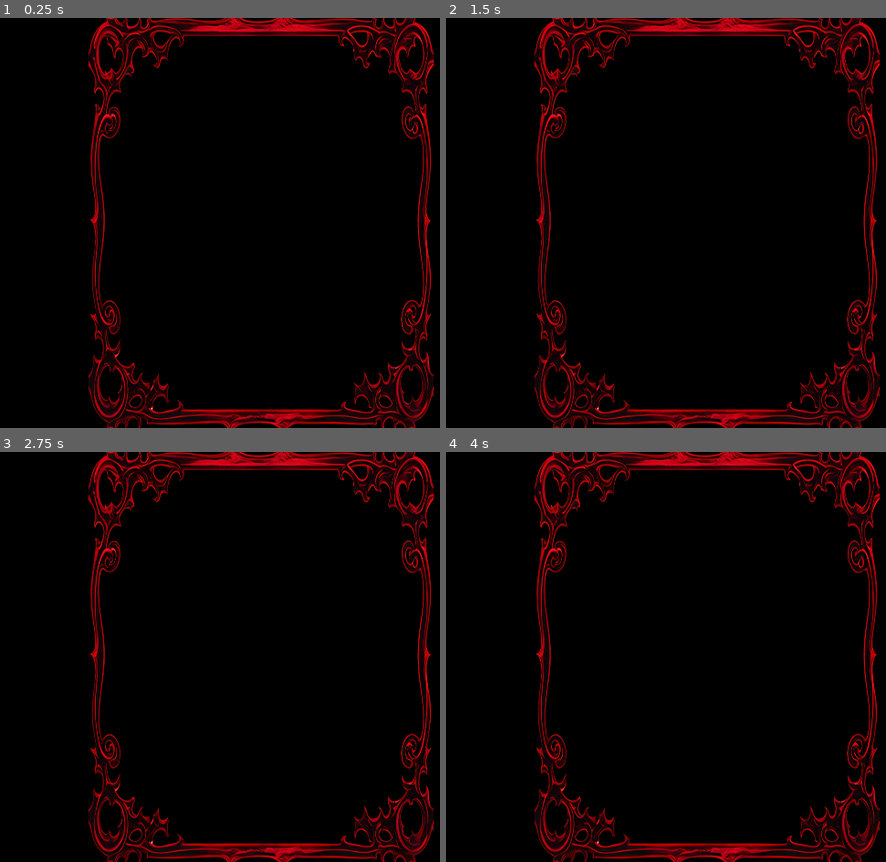
Above: before the commit, frames 1-4 (two rows, left to right).
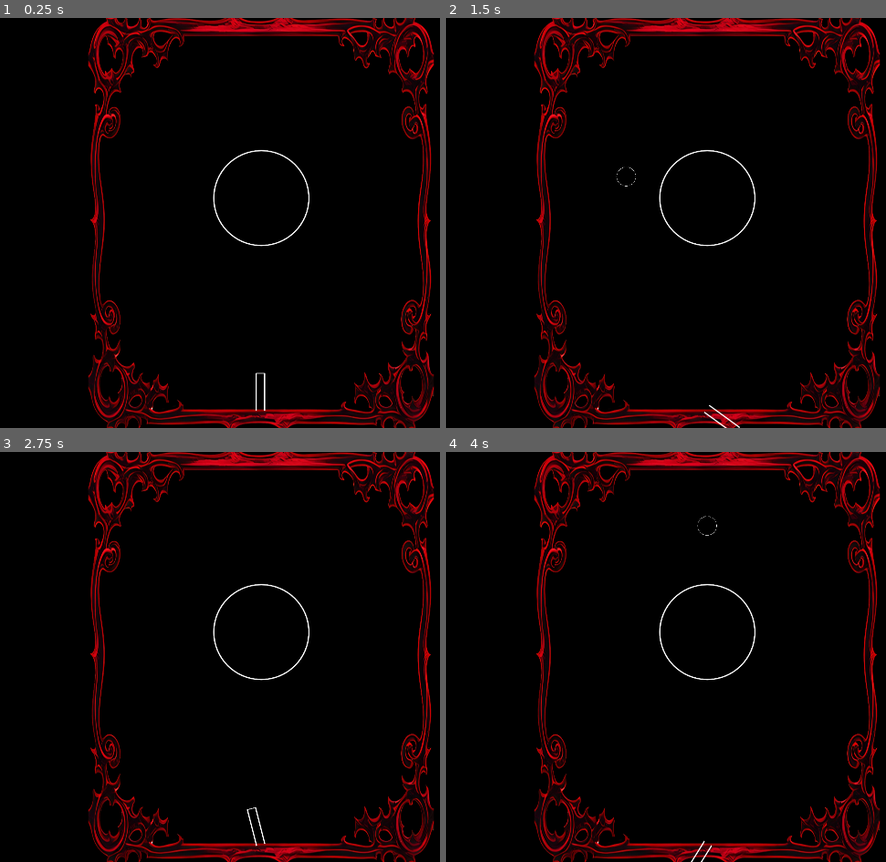
Above: after the commit, the same moments.

Repository: colton-o/bubblemancer
Game: Godot game, scene res://Levels/main.tscn
Two runs of this game, one before a commit and one after it. Both use one fixed random seed, a clock stepped at 60 frames per second and the inputs below.
Inputs (mouse positions are in pixels of both pictures, inside the frame that each line leads up to):
- Up to frame 1 (0.25 s): no input
- Up to frame 2 (1.5 s): tap Enter at 0.5 s; move the mouse to (868, 202) at 0.52 s; hold A (x_rot_neg, bound only after the commit) 0.53-1.28 s; click (868, 202) at 0.6 s; tap Space at 1.25 s; move the mouse to (560, 243) at 1.27 s; tap A (x_rot_neg, bound only after the commit) at 1.35 s
- Up to frame 3 (2.75 s): tap D (x_rot_pos, bound only after the commit) at 1.55 s; move the mouse to (334, 566) at 2.02 s; hold D (x_rot_pos, bound only after the commit) from 2.03 s (still down); click (334, 566) at 2.3 s
- Up to frame 4 (4 s): move the mouse to (670, 739) at 2.77 s; release D (x_rot_pos, bound only after the commit) at 2.78 s; click (670, 739) at 2.85 s; tap A (x_rot_neg, bound only after the commit) at 3.05 s; tap Enter at 3.5 s; move the mouse to (outside the picture) at 3.52 s; hold A (x_rot_neg, bound only after the commit) from 3.53 s (still down); tap D (x_rot_pos, bound only after the commit) at 3.8 s

The runs differ from the first frame. In frame 1, 0.4% of the frame differs, in the area x 48-71%, y 32-96%; in frame 2, 0.4%; in frame 3, 0.4%; in frame 4, 0.4%.

Commit message:
basic shooting

Diff:
--- a/Levels/main.tscn
+++ b/Levels/main.tscn
@@ -1,11 +1,27 @@
-[gd_scene load_steps=2 format=3 uid="uid://bflsladtih55q"]
+[gd_scene load_steps=6 format=3 uid="uid://bflsladtih55q"]
 
 [ext_resource type="Texture2D" uid="uid://cieyks2ddk6bj" path="res://Sprites/border.png" id="1_bjvi8"]
+[ext_resource type="Texture2D" uid="uid://c5y8i2ij2q5ix" path="res://Sprites/gun.tga" id="2_twinm"]
+[ext_resource type="Texture2D" uid="uid://dgakl80ahvct8" path="res://Sprites/orb.tga" id="3_ln1rf"]
+[ext_resource type="Script" path="res://Scripts/gun.gd" id="3_txmbr"]
+[ext_resource type="PackedScene" uid="uid://c4feeix6dhioc" path="res://Objects/Orb.tscn" id="4_40082"]
 
-[node name="Node2D" type="Node2D"]
+[node name="Root" type="Node2D"]
 
 [node name="Border" type="Sprite2D" parent="."]
 scale = Vector2(0.236458, 0.439062)
 texture = ExtResource("1_bjvi8")
 
 [node name="Camera2D" type="Camera2D" parent="."]
+
+[node name="Gun" type="Sprite2D" parent="."]
+position = Vector2(0, 492)
+scale = Vector2(0.964844, 0.550781)
+texture = ExtResource("2_twinm")
+offset = Vector2(6.185, -123.8)
+script = ExtResource("3_txmbr")
+ORB = ExtResource("4_40082")
+
+[node name="Orb" type="Sprite2D" parent="."]
+position = Vector2(0, -65.335)
+texture = ExtResource("3_ln1rf")
--- /dev/null
+++ b/Objects/Orb.tscn
@@ -0,0 +1,20 @@
+[gd_scene load_steps=4 format=3 uid="uid://c4feeix6dhioc"]
+
+[ext_resource type="Texture2D" uid="uid://dgakl80ahvct8" path="res://Sprites/orb.tga" id="1_pfrku"]
+[ext_resource type="Script" path="res://Objects/orb.gd" id="2_ibo17"]
+
+[sub_resource type="CircleShape2D" id="CircleShape2D_4xb85"]
+radius = 23.3452
+
+[node name="Orb" type="Node2D"]
+
+[node name="Area2D" type="Area2D" parent="."]
+script = ExtResource("2_ibo17")
+speed = 750
+
+[node name="Sprite2D" type="Sprite2D" parent="Area2D"]
+scale = Vector2(0.2, 0.2)
+texture = ExtResource("1_pfrku")
+
+[node name="CollisionShape2D" type="CollisionShape2D" parent="Area2D"]
+shape = SubResource("CircleShape2D_4xb85")
--- /dev/null
+++ b/Objects/orb.gd
@@ -0,0 +1,11 @@
+extends Node2D
+@export var speed = 200
+
+# Called when the node enters the scene tree for the first time.
+func _ready() -> void:
+	pass # Replace with function body.
+
+
+# Called every frame. 'delta' is the elapsed time since the previous frame.
+func _process(delta: float) -> void:
+	position.y -= speed * delta
--- /dev/null
+++ b/Scripts/gun.gd
@@ -0,0 +1,36 @@
+extends Sprite2D
+
+var rot = 5;
+@export var ORB : PackedScene
+
+func _ready() -> void:
+	pass # Replace with function body.
+
+
+# Called every frame. 'delta' is the elapsed time since the previous frame.
+func _process(delta: float) -> void:
+
+	if Input.is_action_just_pressed("shoot"):
+		shoot()
+	if Input.is_action_pressed("x_rot_neg"):
+			rotate(-rot*delta)
+	elif Input.is_action_pressed("x_rot_pos"):
+			rotate(rot*delta)
+	else:
+		rotate(0)
+
+
+func shoot():
+	print("shooting")
+	var orb = ORB.instantiate()
+	orb.global_position = global_position
+	orb.global_rotation = global_rotation
+	get_node("/root").add_child(orb)
+
+
+
+
+
+
+
+	# Print the size of the viewport.
--- a/project.godot
+++ b/project.godot
@@ -22,6 +22,25 @@
 window/stretch/mode="viewport"
 window/stretch/aspect="expand"
 
+[input]
+
+shoot={
+"deadzone": 0.5,
+"events": [Object(InputEventMouseButton,"resource_local_to_scene":false,"resource_name":"","device":-1,"window_id":0,"alt_pressed":false,"shift_pressed":false,"ctrl_pressed":false,"meta_pressed":false,"button_mask":1,"position":Vector2(369, 16),"global_position":Vector2(378, 62),"factor":1.0,"button_index":1,"canceled":false,"pressed":true,"double_click":false,"script":null)
+, Object(InputEventKey,"resource_local_to_scene":false,"resource_name":"","device":-1,"window_id":0,"alt_pressed":false,"shift_pressed":false,"ctrl_pressed":false,"meta_pressed":false,"pressed":false,"keycode":0,"physical_keycode":32,"key_label":0,"unicode":32,"location":0,"echo":false,"script":null)
+]
+}
+x_rot_neg={
+"deadzone": 0.5,
+"events": [Object(InputEventKey,"resource_local_to_scene":false,"resource_name":"","device":-1,"window_id":0,"alt_pressed":false,"shift_pressed":false,"ctrl_pressed":false,"meta_pressed":false,"pressed":false,"keycode":0,"physical_keycode":65,"key_label":0,"unicode":97,"location":0,"echo":false,"script":null)
+]
+}
+x_rot_pos={
+"deadzone": 0.5,
+"events": [Object(InputEventKey,"resource_local_to_scene":false,"resource_name":"","device":-1,"window_id":0,"alt_pressed":false,"shift_pressed":false,"ctrl_pressed":false,"meta_pressed":false,"pressed":false,"keycode":0,"physical_keycode":68,"key_label":0,"unicode":100,"location":0,"echo":false,"script":null)
+]
+}
+
 [rendering]
 
 environment/defaults/default_clear_color=Color(0, 0, 0, 1)
